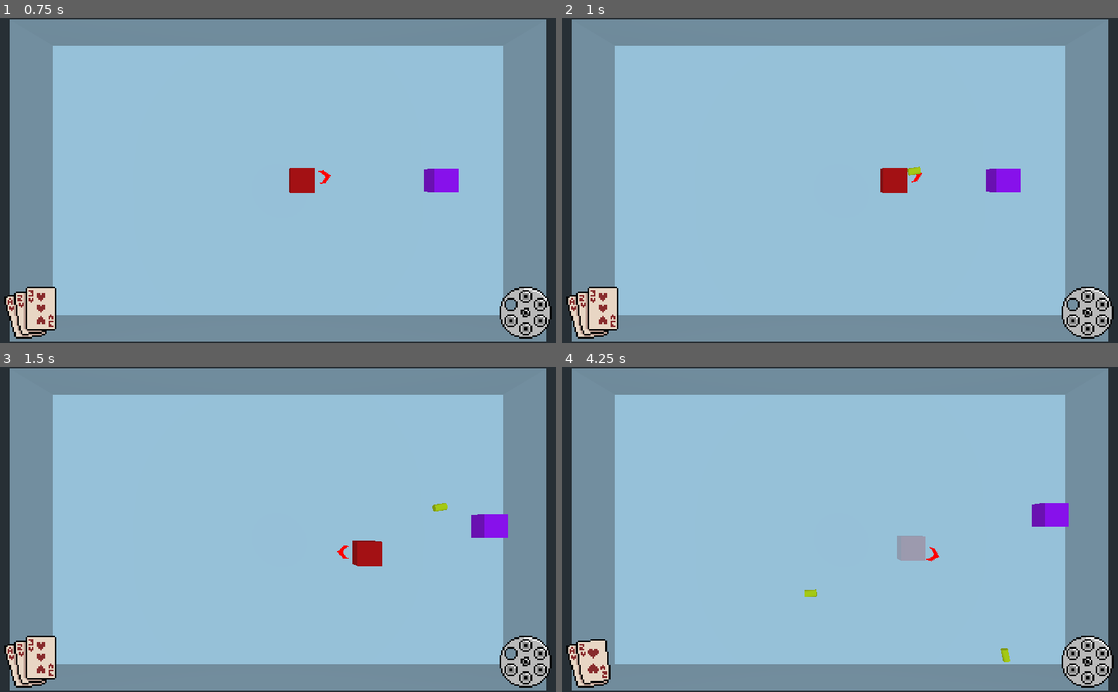
Above: before the commit, frames 1-4 (two rows, left to right).
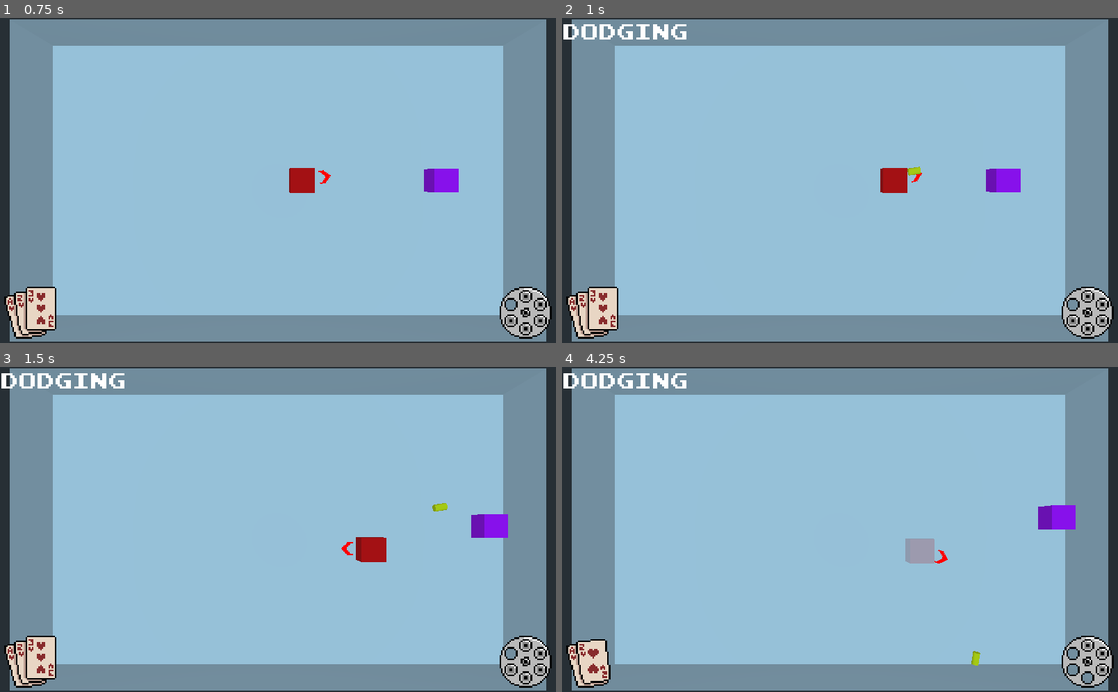
Above: after the commit, the same moments.

Repository: TheMistersJam/BulletHex
Game: Godot game, scene res://Code/main.tscn
Same seed, same stepped clock (60 frames per second), same inputs: the game is played once before the commit and once after it.
Inputs (mouse positions are in pixels of both pictures, inside the frame that each line leads up to):
- Up to frame 1 (0.75 s): tap Enter at 0.5 s; move the mouse to (400, 164) at 0.52 s; hold Right (ui_right) from 0.53 s (still down); click (400, 164) at 0.6 s
- Up to frame 2 (1 s): keep holding Right (ui_right); tap Shift (dodge, bound only after the commit) at 0.8 s
- Up to frame 3 (1.5 s): move the mouse to (166, 545) at 1.27 s; release Right (ui_right) at 1.28 s; hold Down (ui_down) from 1.28 s (still down); tap Shift (dodge, bound only after the commit) at 1.35 s
- Up to frame 4 (4.25 s): click (728, 545) at 1.55 s; move the mouse to (895, 458) at 2.02 s; release Down (ui_down) at 2.03 s; hold Right (ui_right) 2.03-2.78 s; click (895, 458) at 2.1 s; tap Shift (dodge, bound only after the commit) at 2.3, 2.85, 3.8 s; move the mouse to (812, 594) at 2.77 s; hold Up (ui_up) 2.78-3.53 s; click (812, 594) at 3.05 s; move the mouse to (1006, 578) at 3.52 s; hold Left (ui_left) from 3.53 s (still down); click (1006, 578) at 3.6 s; tap R (reload) at 4.15 s

Frame 1 is identical in both runs. In frame 2, 0.5% of the frame differs, in the area x 0-65%, y 1-49%; in frame 3, 0.9%; in frame 4, 1.5%, in the area x 0-96%, y 1-98%.

Commit message:
Made reloading more robust and added dodging. Need to fix collision with enemies when dodging.

Diff:
--- a/Code/Enemy.gd
+++ b/Code/Enemy.gd
@@ -34,10 +34,12 @@
 	for col_i in get_slide_count():
 		var col = get_slide_collision(col_i).collider
 		if col.has_method("is_player"):
-			col.get_damaged(1, true, pouncePos.normalized())
-			state = 4
-			$Timer.stop()
-			_on_Timer_timeout()
+			if col.get_damaged(1, true, pouncePos.normalized()):
+				#This sucks, the model still slides against the player even if knockback is not applied and its not good
+				#Maybe do some collision masks or something
+				state = 4
+				$Timer.stop()
+				_on_Timer_timeout()
 
 func _on_Timer_timeout():
 	match state:
--- a/Code/HUD.tscn
+++ b/Code/HUD.tscn
@@ -59,6 +59,13 @@
 "speed": 5.0
 } ]
 
+[sub_resource type="DynamicFontData" id=14]
+font_path = "res://OldAssets/joystix monospace.ttf"
+
+[sub_resource type="DynamicFont" id=13]
+size = 40
+font_data = SubResource( 14 )
+
 [node name="HUD" type="Control"]
 anchor_right = 1.0
 anchor_bottom = 1.0
@@ -73,3 +80,8 @@
 position = Vector2( 968, 544 )
 scale = Vector2( 3, 3 )
 frames = SubResource( 12 )
+
+[node name="DebugText" type="RichTextLabel" parent="."]
+margin_right = 832.0
+margin_bottom = 160.0
+custom_fonts/normal_font = SubResource( 13 )
--- a/Code/Player.gd
+++ b/Code/Player.gd
@@ -7,9 +7,12 @@
 var health = 3
 var bullets = 6
 var invuln = false
+var is_reload = false
+var is_dodge = false
 onready var hp_sp = get_node("/root/World/HUD/Health")
 onready var bul_sp = get_node("/root/World/HUD/Bullets")
 onready var cam = get_node("/root/World/Camera")
+onready var debug_text = get_node("/root/World/HUD/DebugText")
 onready var bulletScene = preload("res://Code/Bullet.tscn")
 
 var knock_dir = Vector3()
@@ -30,12 +33,22 @@
 		$CSGBox.material.flags_transparent = true
 		invuln = true
 		$InvulnTimer.start()
+		return true
+	else:
+		return false
 
 # Called every frame. 'delta' is the elapsed time since the previous frame.
 func _process(_delta):
 	#translation += motion.normalized()*delta*speed
 	if Input.is_action_pressed("ui_cancel"):
 		get_tree().quit()
+
+	if Input.is_action_just_pressed("dodge") and not is_dodge:
+		is_dodge = true
+		debug_text.text = "Dodging"
+		debug_text.visible = true
+		invuln = true
+		$DodgeTimer.start()
 
 	var mouse_pos = get_viewport().get_mouse_position()
 	var lookat_pos = cam.project_ray_origin(mouse_pos)
@@ -46,25 +59,31 @@
 	var camrot = $an.rotation_degrees.x
 	#$an.rotation.x -= PI/4
 	#$an.look_at(lookat_pos, Vector3.UP)
-	if Input.is_action_just_pressed("shoot"):
-		if(bullets > 0):
-			var poolya = bulletScene.instance()
-			poolya.global_transform = $an.global_transform
-			add_collision_exception_with(poolya)
-			get_tree().get_root().add_child(poolya)
-			bullets -= 1
-			bul_sp.set_frame(bullets)
 
-	if Input.is_action_just_pressed("reload"):
-		bullets = 6
-		bul_sp.set_frame(bullets)
+
+	if not is_reload and not is_dodge:
+		if Input.is_action_just_pressed("shoot"):
+			if(bullets > 0):
+				var poolya = bulletScene.instance()
+				poolya.global_transform = $an.global_transform
+				add_collision_exception_with(poolya)
+				get_tree().get_root().add_child(poolya)
+				bullets -= 1
+				bul_sp.set_frame(bullets)
+
+		if Input.is_action_just_pressed("reload"):
+			debug_text.text = "Reloading"
+			debug_text.visible = true
+			is_reload = true
+			$ReloadTimer.start()
 
 func _physics_process(delta):
 	var old_y = motion.y
-	motion = Vector3(Input.get_action_strength("ui_right") - Input.get_action_strength("ui_left"),
-	0,
-	Input.get_action_strength("ui_down") - Input.get_action_strength("ui_up"))
-	motion = motion.normalized() * delta * speed
+	if not is_dodge:
+		motion = Vector3(Input.get_action_strength("ui_right") - Input.get_action_strength("ui_left"),
+		0,
+		Input.get_action_strength("ui_down") - Input.get_action_strength("ui_up"))
+		motion = motion.normalized() * delta * speed
 	motion.y = old_y - fall_acceleration * delta
 	motion = move_and_slide(motion + knock_dir, Vector3.UP)
 
@@ -77,6 +96,16 @@
 	$CSGBox.material.flags_transparent = false
 	invuln = false
 
-
 func _on_KnockTimer_timeout():
 	knock_dir = Vector3.ZERO
+
+func _on_ReloadTimer_timeout():
+	bullets = 6
+	bul_sp.set_frame(bullets)
+	debug_text.visible = false
+	is_reload = false
+
+func _on_DodgeTimer_timeout():
+	is_dodge = false
+	invuln = false
+	debug_text.visible = false
--- a/Code/Player.tscn
+++ b/Code/Player.tscn
@@ -32,5 +32,14 @@
 wait_time = 0.1
 one_shot = true
 
+[node name="ReloadTimer" type="Timer" parent="."]
+one_shot = true
+
+[node name="DodgeTimer" type="Timer" parent="."]
+wait_time = 0.5
+one_shot = true
+
 [connection signal="timeout" from="InvulnTimer" to="." method="_on_InvulnTimer_timeout"]
 [connection signal="timeout" from="KnockTimer" to="." method="_on_KnockTimer_timeout"]
+[connection signal="timeout" from="ReloadTimer" to="." method="_on_ReloadTimer_timeout"]
+[connection signal="timeout" from="DodgeTimer" to="." method="_on_DodgeTimer_timeout"]
--- a/project.godot
+++ b/project.godot
@@ -53,6 +53,11 @@
 "events": [ Object(InputEventKey,"resource_local_to_scene":false,"resource_name":"","device":0,"alt":false,"shift":false,"control":false,"meta":false,"command":false,"pressed":false,"scancode":82,"physical_scancode":0,"unicode":0,"echo":false,"script":null)
  ]
 }
+dodge={
+"deadzone": 0.5,
+"events": [ Object(InputEventKey,"resource_local_to_scene":false,"resource_name":"","device":0,"alt":false,"shift":false,"control":false,"meta":false,"command":false,"pressed":false,"scancode":16777237,"physical_scancode":0,"unicode":0,"echo":false,"script":null)
+ ]
+}
 
 [physics]
 
Not shown: 1 places in Code/HUD.tscn that only renumber resources
Binary file added: OldAssets/joystix monospace.ttf
